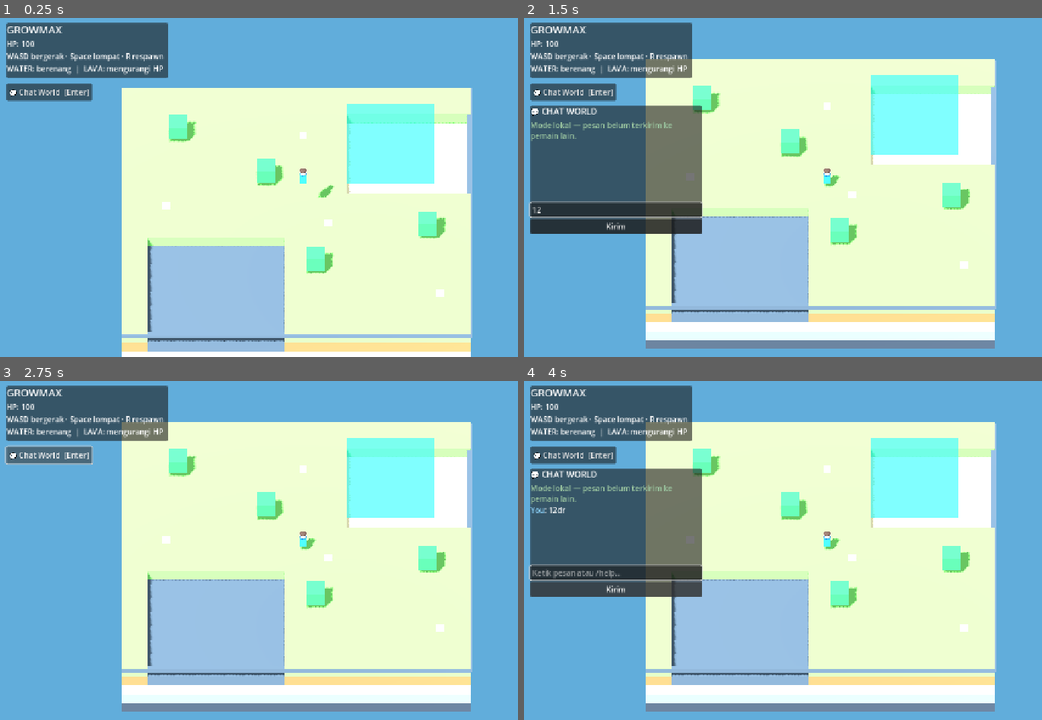
Above: before the commit, frames 1-4 (two rows, left to right).
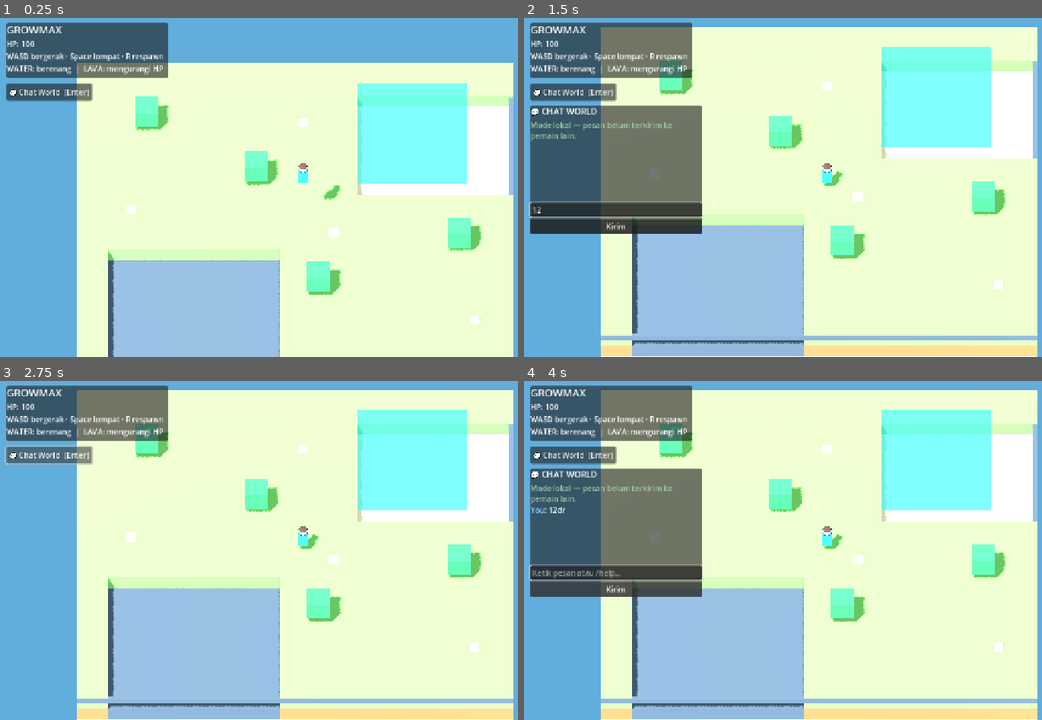
Above: after the commit, the same moments.

Repository: kuro-myths/growmax
Game: Godot game, scene res://Main.tscn
Same seed, same stepped clock (60 frames per second), same inputs: the game is played once before the commit and once after it.
Inputs (mouse positions are in pixels of both pictures, inside the frame that each line leads up to):
- Up to frame 1 (0.25 s): no input
- Up to frame 2 (1.5 s): click "💬 Chat World [Enter]" at 0.5 s; click (617, 207) at 1.27 s; type "12" at 1.35 s
- Up to frame 3 (2.75 s): click "💬 Chat World [Enter]" at 2 s
- Up to frame 4 (4 s): tap Enter at 2.75 s; hold D 2.78-3.5 s; hold R 2.78-3.5 s; tap Space at 3.02 s; click "Kirim" at 3.5 s

The runs differ from the first frame. In frame 1, 32% of the frame differs, in the area x 14-100%, y 13-100%; in frame 2, 40%; in frame 3, 41%, in the area x 14-100%, y 2-100%; in frame 4, 40%.

Commit message:
Zoom in Growmax gameplay camera

Diff:
--- a/web/godot-source/scripts/player/player.gd
+++ b/web/godot-source/scripts/player/player.gd
@@ -59,7 +59,7 @@
     camera.position = Vector3(0, 19, 19)
     camera.rotation_degrees = Vector3(-45, 0, 0)
     camera.projection = Camera3D.PROJECTION_ORTHOGONAL
-    camera.size = 27.5
+    camera.size = 22.0
     camera.current = true
     camera.far = 150.0
     add_child(camera)
